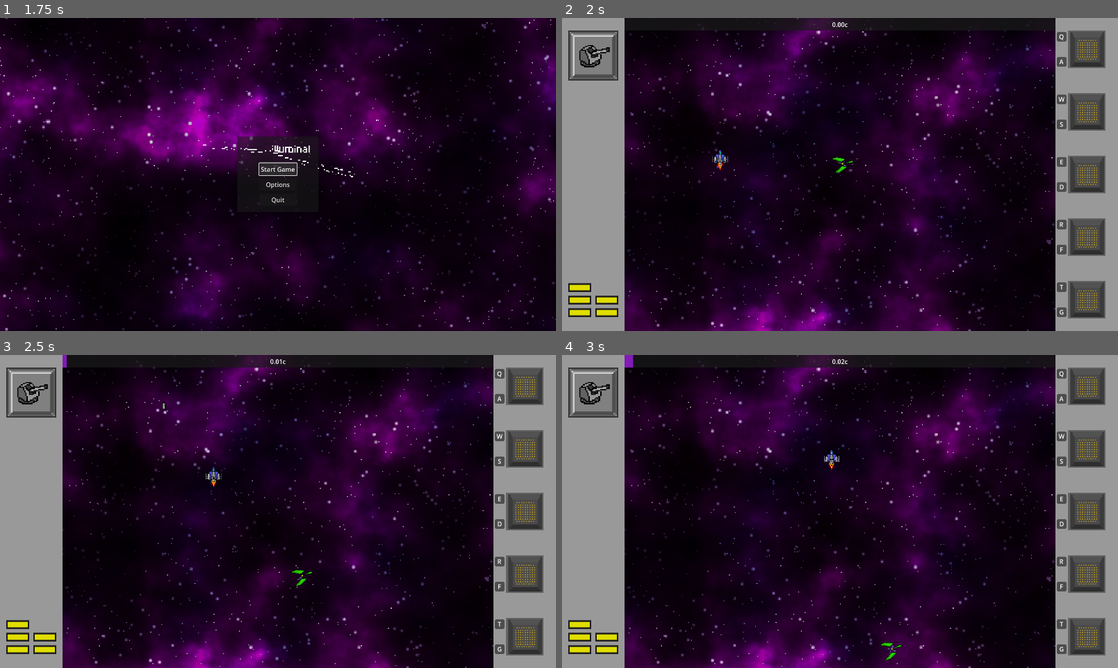
Above: before the commit, frames 1-4 (two rows, left to right).
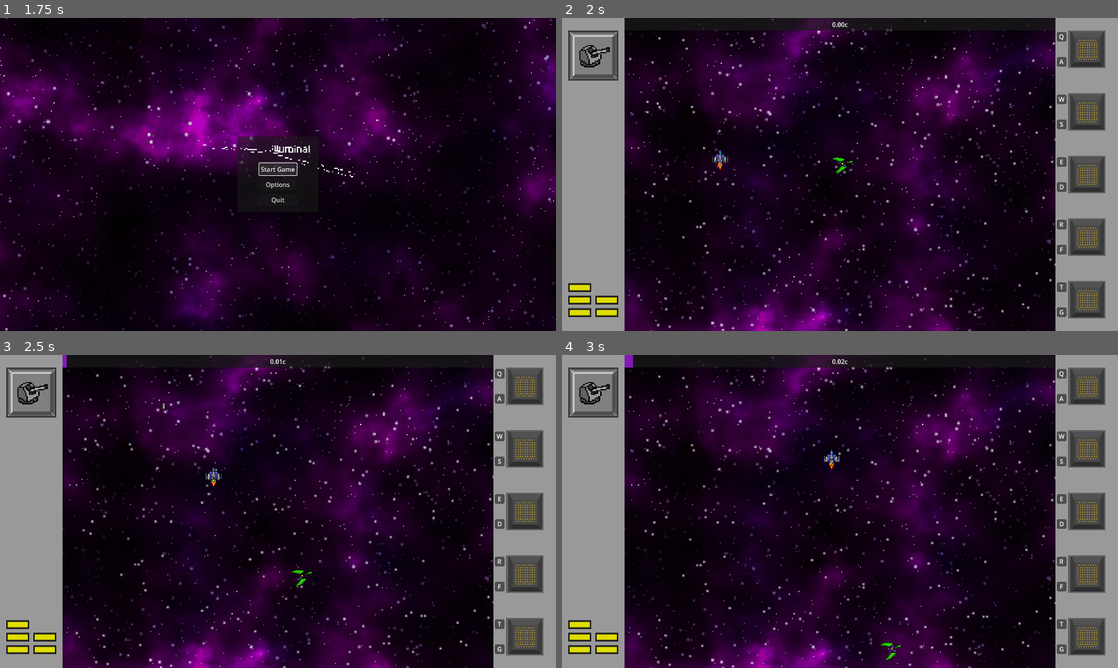
Above: after the commit, the same moments.

Repository: DigitsCodeCompendium/game.MJ198
Game: Godot game, scene res://scenes/title_screen/title_screen.tscn
Two runs of this game, one before a commit and one after it. Both use one fixed random seed, a clock stepped at 60 frames per second and the inputs below. The engine's default icon, where the game draws it, is replaced by a stand-in: a white triangle on a blue panel in a dark square.
Inputs (mouse positions are in pixels of both pictures, inside the frame that each line leads up to):
- Up to frame 1 (1.75 s): click "Start Game" at 0.5 s; click "Start Game" at 1.25 s
- Up to frame 2 (2 s): no input
- Up to frame 3 (2.5 s): click (500, 373) at 2.02 s
- Up to frame 4 (3 s): click (1062, 398) at 2.77 s

Frame 1 is identical in both runs. In frame 2, 1.6% of the frame differs, in the area x 11-89%, y 0-100%; in frame 3, 1.6%; in frame 4, 1.6%.
Error in both runs: Invalid access to property or key 'volume_music' on a base object of type 'Dictionary'. (res://scenes/player_options.gd:22)

Commit message:
Added moving background starts

Diff:
--- a/scenes/background/background.gd
+++ b/scenes/background/background.gd
@@ -1,9 +1,8 @@
 extends Node2D
 
-@export
-var scrolling_backgrounds: Array[Parallax2D]
-
-var scroll_speed: float = 1
+@export var scrolling_backgrounds: Array[Parallax2D]
+@onready var speed_control = get_parent().get_node("SpeedControl")
+var scroll_speed = Vector2()
 
 func set_scroll_speed(speed:float):
 	scroll_speed = speed
@@ -15,5 +14,6 @@
 
 # Called every frame. 'delta' is the elapsed time since the previous frame.
 func _process(_delta: float) -> void:
-	for background in scrolling_backgrounds:
-		background.scroll_offset.y += scroll_speed * background.scroll_scale.y
+	scroll_speed.y = speed_control.relativistic_speed * 250
+	$Parallax2D2.autoscroll = scroll_speed
+	pass
--- a/scenes/background/background.tscn
+++ b/scenes/background/background.tscn
@@ -1,17 +1,38 @@
-[gd_scene load_steps=3 format=3 uid="uid://xtgo77dwc7ui"]
+[gd_scene load_steps=4 format=3 uid="uid://xtgo77dwc7ui"]
 
 [ext_resource type="Script" uid="uid://l6nhix37ie83" path="res://scenes/background/background.gd" id="1_y0upk"]
 [ext_resource type="Texture2D" uid="uid://b246vg0bnqb6g" path="res://assets/Background_GJ.png" id="2_jougr"]
+[ext_resource type="Texture2D" uid="uid://wxp0sm63q7go" path="res://assets/Big_Stars.png" id="3_rsf5d"]
 
 [node name="Background" type="Node2D" node_paths=PackedStringArray("scrolling_backgrounds")]
 script = ExtResource("1_y0upk")
 scrolling_backgrounds = [NodePath("Parallax2D")]
 
 [node name="Parallax2D" type="Parallax2D" parent="."]
-repeat_size = Vector2(0, 1)
+scroll_scale = Vector2(1, 0.25)
+repeat_size = Vector2(1, 800)
 follow_viewport = false
 
 [node name="Sprite2D" type="Sprite2D" parent="Parallax2D"]
-position = Vector2(715.75, 953.6667)
+texture_repeat = 2
+position = Vector2(6.1035156e-05, 0.00012207031)
 scale = Vector2(2.3841667, 2.3841667)
 texture = ExtResource("2_jougr")
+centered = false
+region_rect = Rect2(0, 0, 600, 400)
+
+[node name="Parallax2D2" type="Parallax2D" parent="."]
+repeat_size = Vector2(0, 1069)
+autoscroll = Vector2(0, 1000)
+repeat_times = 2
+follow_viewport = false
+ignore_camera_scroll = true
+
+[node name="Sprite2D" type="Sprite2D" parent="Parallax2D2"]
+texture_filter = 1
+texture_repeat = 2
+position = Vector2(2.8421631e-12, 962.00006)
+rotation = -1.5707964
+scale = Vector2(-1.78, 1.78)
+texture = ExtResource("3_rsf5d")
+centered = false
Binary file added: assets/Big_Stars.png
Not shown, added: assets/Big_Stars.png.import
